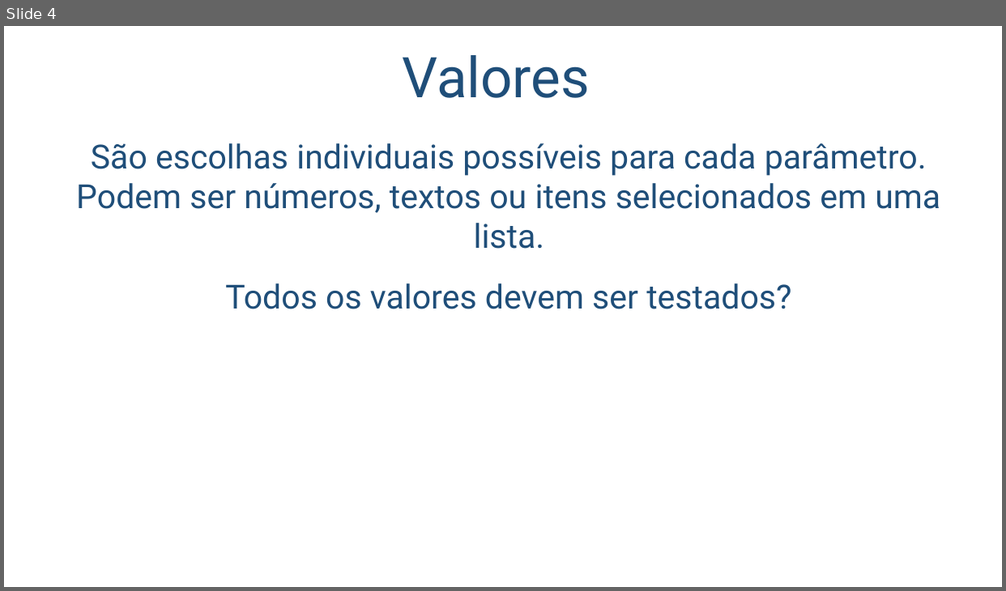
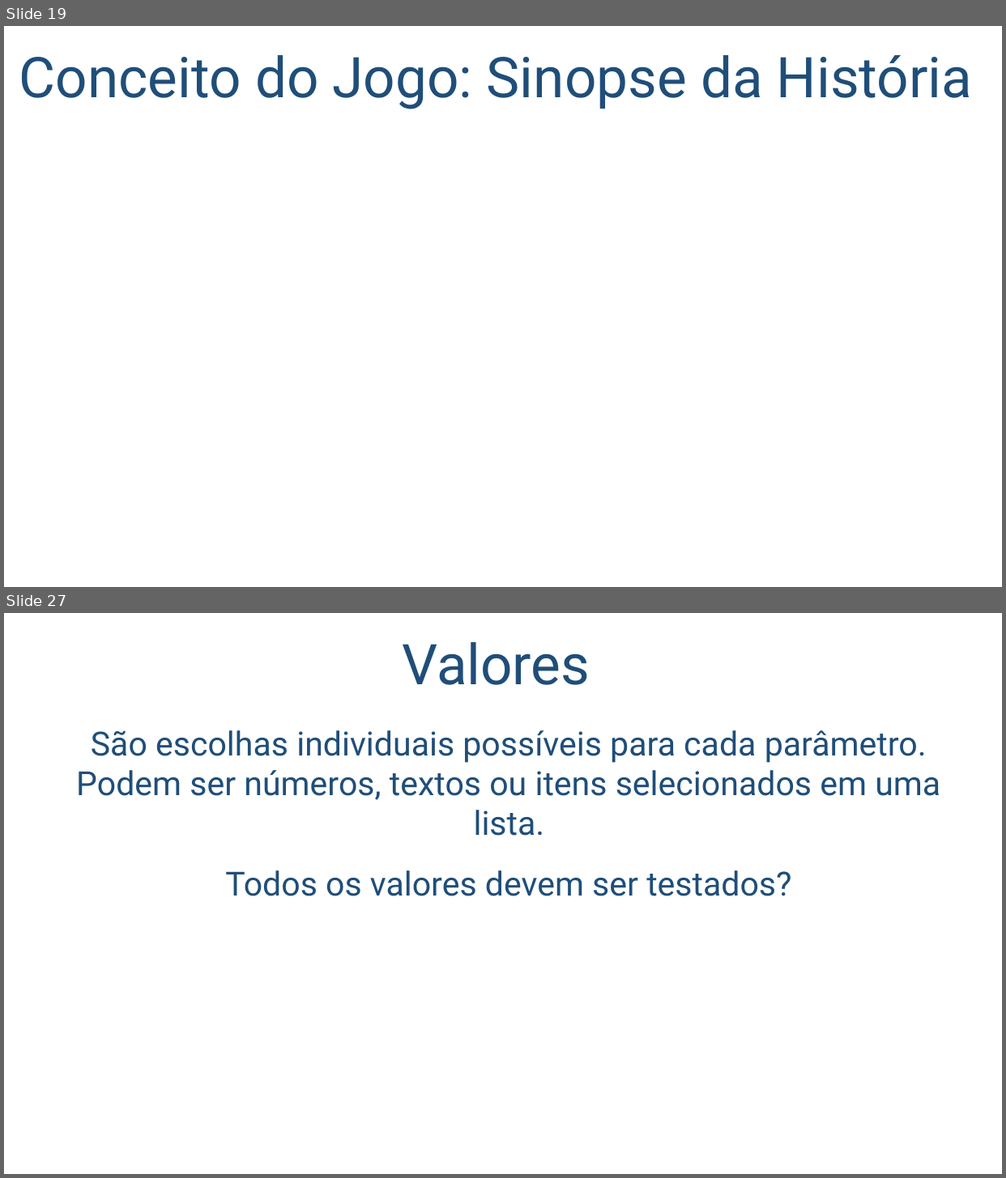
Before and after one commit to salmo-jr/public-slides, a slide deck: engenharia-de-software.pptx. Shown one above the other, each under a label of ours: slide 4 before the commit, slides 19 and 27 after it; the slides between them are not shown. The pictures are 1006x591 and 1006x1178 pixels, drawn with LibreOffice and Linux fonts; fonts in the diff are those of the drawing; background and template pictures are left out. Boxes give left, top, right and bottom in pixels: in the first picture for what was removed or moved away, otherwise in the second. Text is boxed around its words. In the diff, an @@ line names an element or a change of style, - is before the commit and + after.

```diff
--- a/engenharia-de-software.pptx
+++ b/engenharia-de-software.pptx
@@ slide 19 added at (4,26,1002,587), background picture (left out) @@
@@ title added at (19,55,972,109), 54 pt, text #1F4E79 @@
+Conceito do Jogo: Sinopse da História
@@ what was slide 4 is now slide 27 @@
```
Also in this commit, not shown: 23 other slides added, 1 slide removed.
